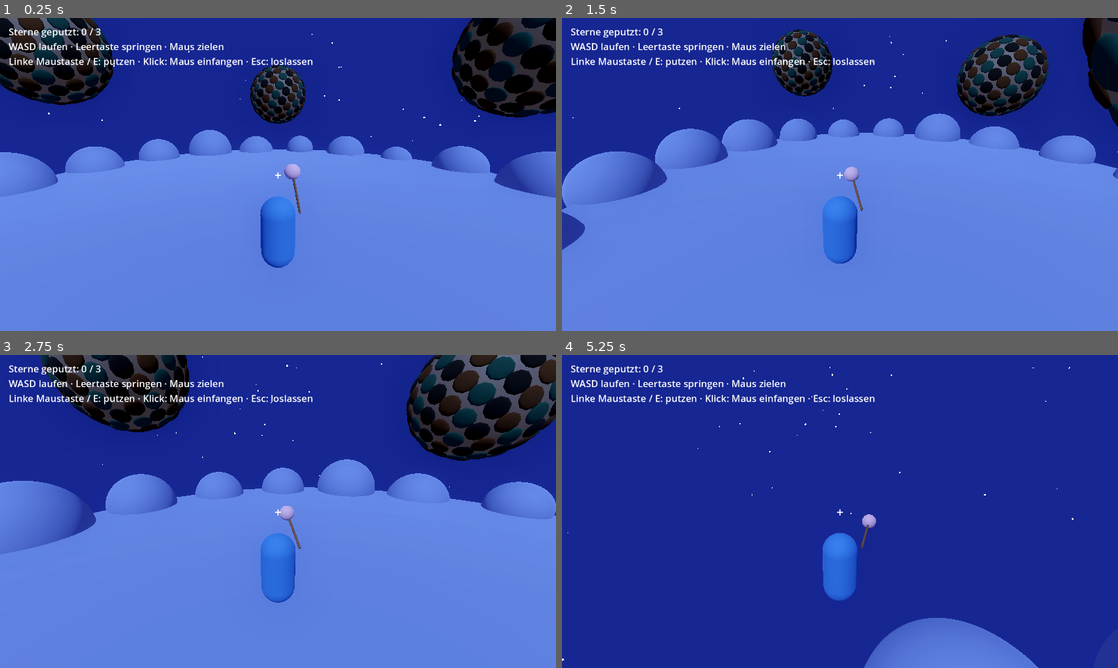
Above: before the commit, frames 1-4 (two rows, left to right).
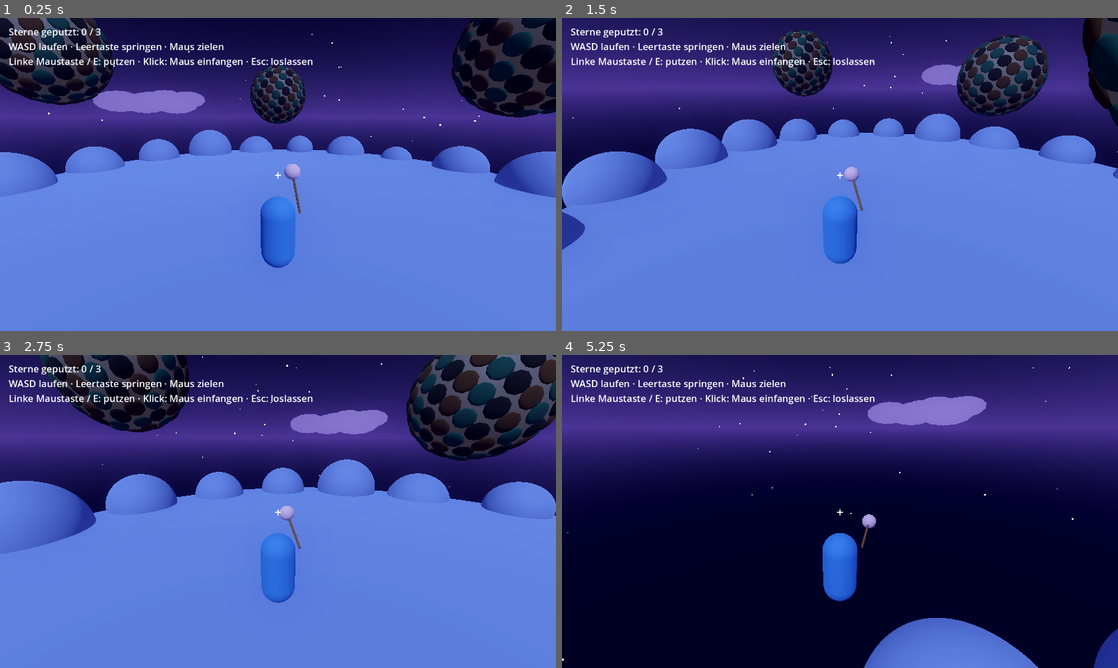
Above: after the commit, the same moments.

Repository: ClaudeAIDriven/sternenhausmeister
Game: Godot game, scene res://main.tscn
The game is run twice, just before and just after one commit, with the same random seed, the same clock (stepped at 60 frames per second) and the same inputs.
Inputs (mouse positions are in pixels of both pictures, inside the frame that each line leads up to):
- Up to frame 1 (0.25 s): no input
- Up to frame 2 (1.5 s): tap Enter at 0.5 s; move the mouse to (962, 158) at 0.52 s; press the mouse at (962, 158) at 0.53 s; hold D (move_right) 0.53-1.28 s; tap Space (jump) at 0.77 s; move the mouse to (812, 174) at 1.27 s; release the mouse at (812, 174) at 1.28 s; hold W (move_forward) from 1.28 s (still down); tap E at 1.35 s
- Up to frame 3 (2.75 s): keep holding W (move_forward); tap Space (jump) at 1.52 s; move the mouse to (289, 505) at 2.02 s; press the mouse at (289, 505) at 2.03 s
- Up to frame 4 (5.25 s): keep holding W (move_forward); move the mouse to (834, 517) at 2.77 s; release the mouse at (834, 517) at 2.78 s; tap E at 2.85, 4.35 s; click (834, 517) at 2.92 s; tap Space (jump) at 3.02, 3.77, 4.52 s; move the mouse to (878, 514) at 3.52 s; press the mouse at (878, 514) at 3.53 s; move the mouse to (795, 508) at 4.27 s; release the mouse at (795, 508) at 4.28 s; move the mouse to (845, 511) at 5.02 s; press the mouse at (845, 511) at 5.03 s

The runs differ from the first frame. In frame 1, 31% of the frame differs, in the area x 0-100%, y 0-50%; in frame 2, 31%; in frame 3, 28%; in frame 4, 94%, in the area x 0-100%, y 0-100%.

Commit message:
A-04: Himmelsverlauf, Dunst, Debanding, Wolkeninsel
Co-Authored-By: Claude Sonnet 5.5 <noreply@anthropic.com>
Claude-Session: https://claude.ai/code/session_01UX1HcszKwP6Ky2c9Uvvm1F

Diff:
--- a/TASKS/tasks.json
+++ b/TASKS/tasks.json
@@ -492,7 +492,7 @@
    "P-001"
   ],
   "size": "S",
-  "status": "open",
+  "status": "done",
   "goal": "Schöneres Nachtbild, kein Banding, günstig für schwache GPUs.",
   "files": [
    "sky.gd"
--- a/sky.gd
+++ b/sky.gd
@@ -6,12 +6,30 @@
 func _ready() -> void:
 	_build_environment()
 	_build_sky_stars()
+	_build_cloud_island()
 
 
 func _build_environment() -> void:
 	var env := Environment.new()
-	env.background_mode = Environment.BG_COLOR
-	env.background_color = Color(0.02, 0.03, 0.1)
+	# Verlauf: dunkles Blau oben, helleres Violett am Horizont (ProceduralSky, billig, Compatibility-tauglich)
+	var psm := ProceduralSkyMaterial.new()
+	psm.sky_top_color = Color(0.015, 0.02, 0.09)
+	psm.sky_horizon_color = Color(0.22, 0.17, 0.42)
+	psm.ground_horizon_color = Color(0.22, 0.17, 0.42)
+	psm.ground_bottom_color = Color(0.03, 0.03, 0.12)
+	psm.sky_curve = 0.18
+	psm.ground_curve = 0.08
+	psm.sun_angle_max = 0.0
+	var sky_res := Sky.new()
+	sky_res.sky_material = psm
+	sky_res.radiance_size = Sky.RADIANCE_SIZE_32
+	env.background_mode = Environment.BG_SKY
+	env.sky = sky_res
+	# sanfter Dunst in Himmelsfarbe, lässt die Ferne weich verschwimmen
+	env.fog_enabled = true
+	env.fog_light_color = Color(0.2, 0.16, 0.4)
+	env.fog_density = 0.004
+	env.fog_sky_affect = 0.0
 	env.ambient_light_source = Environment.AMBIENT_SOURCE_COLOR
 	env.ambient_light_color = Color(0.35, 0.4, 0.7)
 	env.ambient_light_energy = 0.4
@@ -23,6 +41,8 @@
 	var we := WorldEnvironment.new()
 	we.environment = env
 	add_child(we)
+	# Banding vermeiden (Dithering im Viewport)
+	get_viewport().use_debanding = true
 
 	var moon := DirectionalLight3D.new()
 	moon.light_color = Color(0.7, 0.8, 1.0)
@@ -54,3 +74,26 @@
 	var mmi := MultiMeshInstance3D.new()
 	mmi.multimesh = mm
 	add_child(mmi)
+
+
+## Ferne Wolkeninsel: flache, weiche Kuppeln im Dunst (unbeleuchtet, kostet fast nichts).
+func _build_cloud_island() -> void:
+	var rng := RandomNumberGenerator.new()
+	rng.seed = 7
+	var mat := StandardMaterial3D.new()
+	mat.shading_mode = BaseMaterial3D.SHADING_MODE_UNSHADED
+	mat.albedo_color = Color(0.45, 0.4, 0.72)
+	var center := Vector3(-70, 12, -120)
+	for i in 9:
+		var mi := MeshInstance3D.new()
+		var sm := SphereMesh.new()
+		sm.radius = 1.0
+		sm.height = 2.0
+		sm.radial_segments = 12
+		sm.rings = 6
+		mi.mesh = sm
+		mi.material_override = mat
+		var r := rng.randf_range(6.0, 13.0)
+		mi.scale = Vector3(r, r * 0.45, r * 0.8)
+		mi.position = center + Vector3(rng.randf_range(-22, 22), rng.randf_range(-1, 2), rng.randf_range(-8, 8))
+		add_child(mi)
Not shown, changed: PLAN.md
Not shown, changed: TASKS/A-04.md
Not shown, changed: TASKS/INDEX.md
